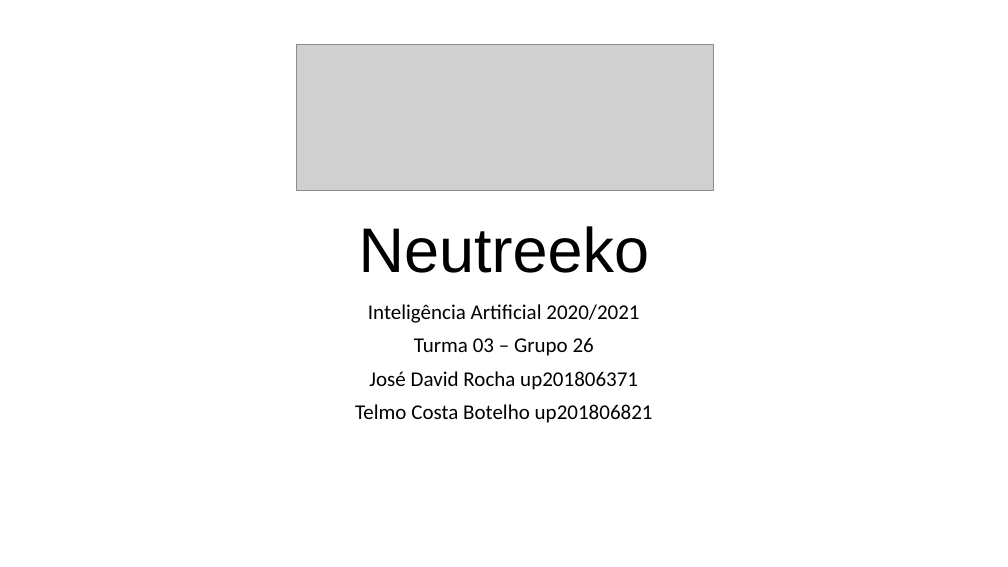
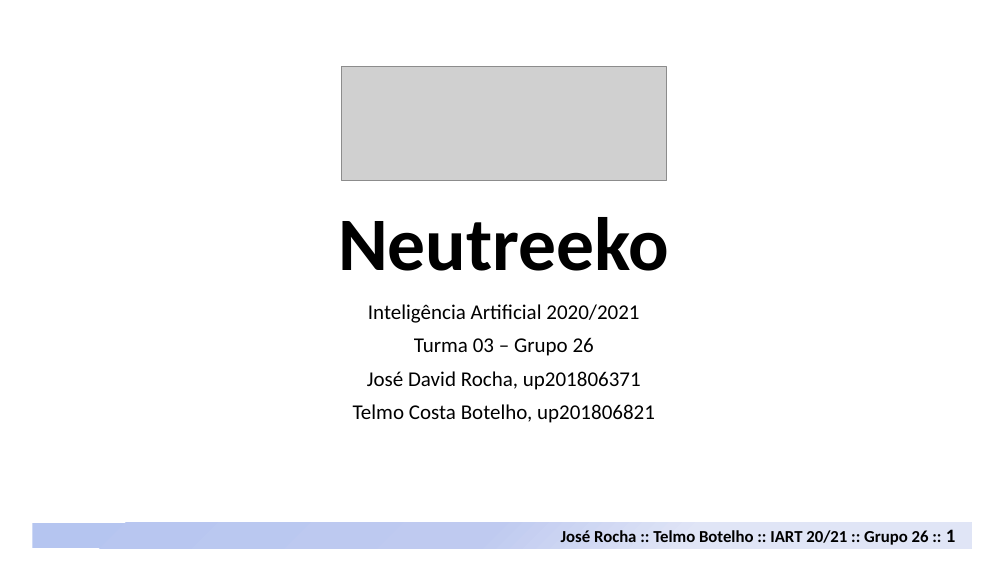
Before and after one commit to davidrocha9/FEUP-IART, a slide deck: slide 1 of Proj1/doc/Neutreeko.pptx. Drawn at 1008x567 pixels with LibreOffice and Linux fonts; fonts in the diff are those of the drawing; grey boxes stand for pictures. Boxes give left, top, right and bottom in pixels: in the first picture for what was removed or moved away, otherwise in the second. Text is boxed around its words. In the diff, an @@ line names an element or a change of style, - is before the commit and + after.

```diff
--- a/Proj1/doc/Neutreeko.pptx
+++ b/Proj1/doc/Neutreeko.pptx
@@ picture: place and size @@
-picture at box(296, 45, 714, 191)
+picture at box(342, 67, 666, 181)
@@ title "Neutreeko" at box(338, 217, 669, 271): size 60 to 72 pt, font Arial to Calibri, bold on @@
@@ subtitle at box(353, 371, 655, 423): text changed @@
-José David Rocha up201806371
-Telmo Costa Botelho up201806821
+José David Rocha, up201806371
+Telmo Costa Botelho, up201806821
@@ rectangle added at box(33, 523, 972, 548), fill gradient #B6C4F0 to #C0CBF0 to #E0E5F7 @@
@@ text added at box(561, 529, 956, 545), 16 pt, text #000000, bold @@
+José Rocha :: Telmo Botelho :: IART 20/21 :: Grupo 26 :: 1
```
Also in this commit, not shown: 4 other slides changed, 5 slides added, 1 slide removed, 5 other files.
